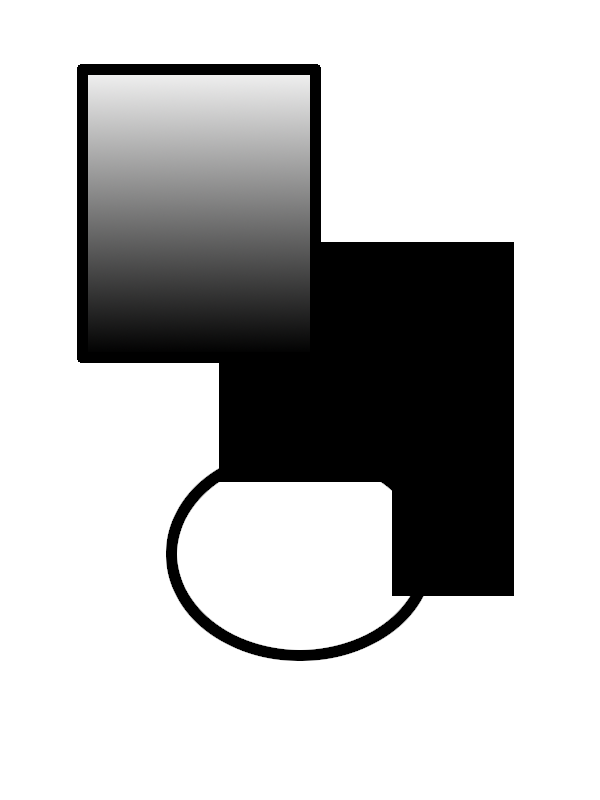
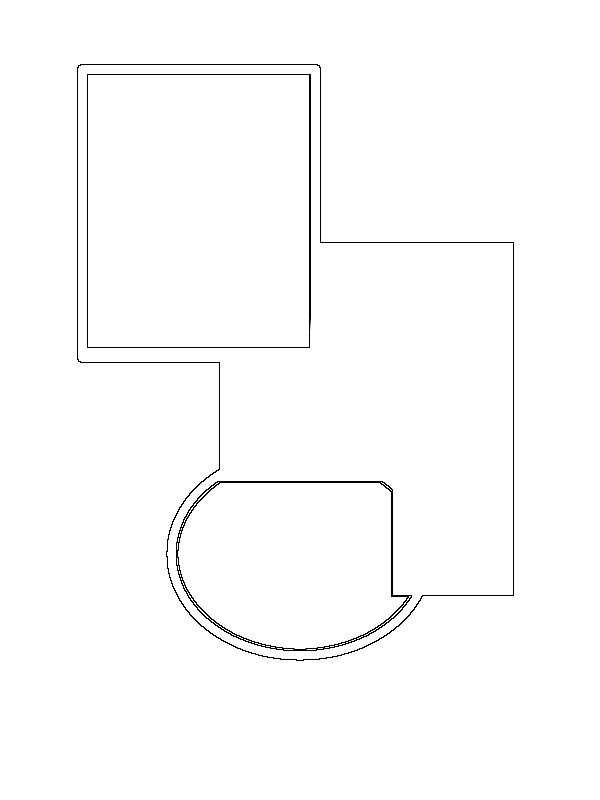
Layer changes from the first 600 × 800 image to the second:
added layer "regions" above "Background" over <box>78,65,513,661</box>
hid "Background", painted on it over <box>78,65,513,661</box>
